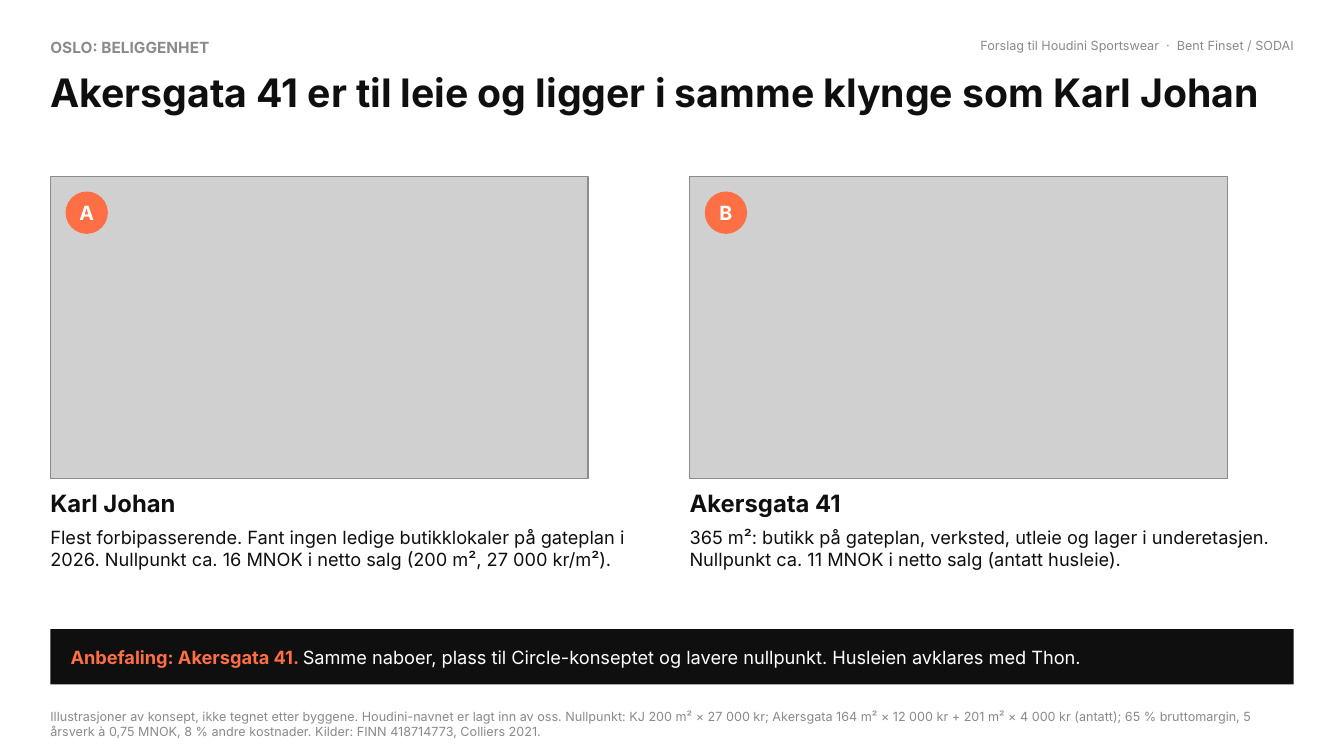
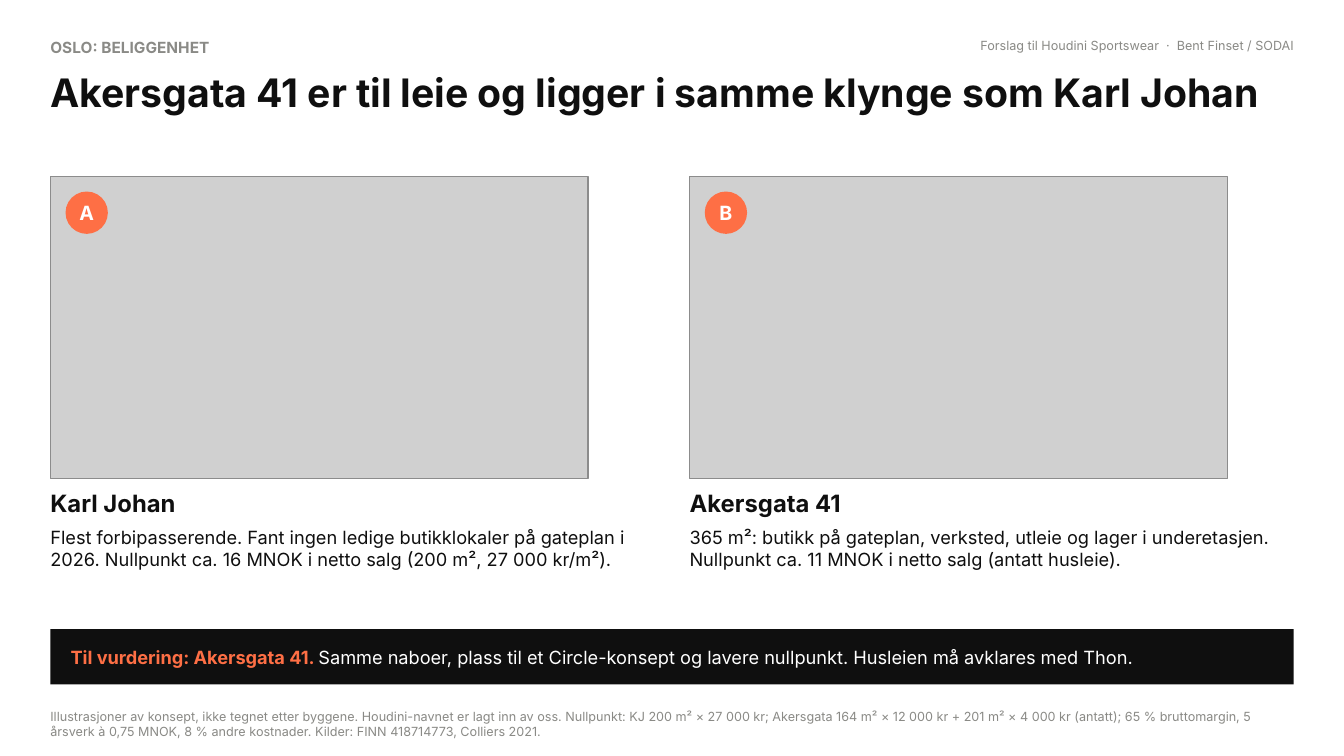
Before and after one commit to bent-commits/finset-trading, a slide deck: slide 7 of analyser/houdini/Houdini_i_Norge.pptx. Drawn at 1344x756 pixels with LibreOffice and Linux fonts; fonts in the diff are those of the drawing; grey boxes stand for pictures. Boxes give left, top, right and bottom in pixels: in the first picture for what was removed or moved away, otherwise in the second. Text is boxed around its words. In the diff, an @@ line names an element or a change of style, - is before the commit and + after.

```diff
--- a/analyser/houdini/Houdini_i_Norge.pptx
+++ b/analyser/houdini/Houdini_i_Norge.pptx
@@ text at (71, 649, 1132, 668): text changed @@
-Anbefaling: Akersgata 41. Samme naboer, plass til Circle-konseptet og lavere nullpunkt. Husleien avklares med Thon.
+Til vurdering: Akersgata 41. Samme naboer, plass til et Circle-konsept og lavere nullpunkt. Husleien må avklares med Thon.
```
Also in this commit, not shown: 9 other slides changed, 1 slide added, 2 other files.
